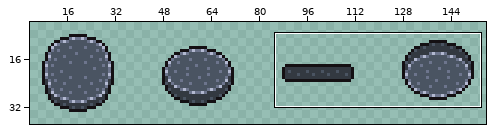
One commit to this sprite sheet: assets/coins/obol_thorns.png. Above: a wide view before the commit, with the close-up outlined.
Close-up. As it was:
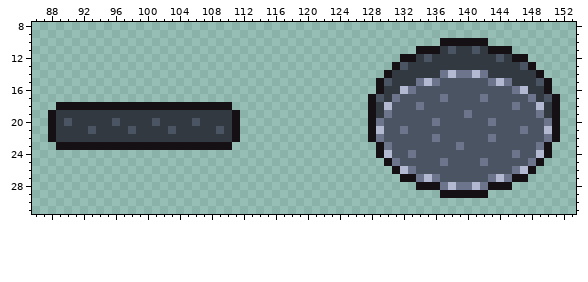
The file is 160x43 pixels. Shown: x 86..153, y 8..31. The wide view leaves out empty margins. The commit also changed other parts of the picture, which this record leaves out.
The result:
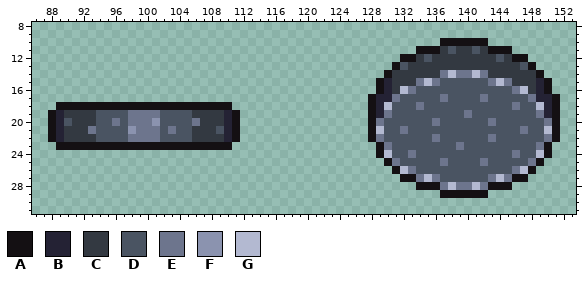
Palette (. is transparent): A #141013  B #242234  C #333941  D #4a5462  E #6d758d  F #8b93af  G #b3b9d1
Changes in this commit:
{"y":15,"x":130,"old":"D","new":"B"}
{"y":15,"x":149,"old":"D","new":"B"}
{"y":16,"x":130,"old":"C","new":"B"}
{"y":16,"x":149,"old":"C","new":"B"}
{"y":17,"x":129,"old":"DC","new":"BB"}
{"y":17,"x":149,"old":"CD","new":"BB"}
{"y":18,"x":129,"old":"C","new":"B"}
{"y":18,"x":150,"old":"C","new":"B"}
{"y":19,"x":89,"old":"C","new":"B"}
{"y":19,"x":94,"old":"CCCCCCCCCCCC","new":"DDDDEEEEDDDD"}
{"y":19,"x":110,"old":"C","new":"B"}
{"y":19,"x":129,"old":"C","new":"B"}
{"y":19,"x":150,"old":"C","new":"B"}
{"y":20,"x":89,"old":"C","new":"B"}
{"y":20,"x":94,"old":"CCDCCCCDCCCCD","new":"DDEDEEEFDDDDE"}
{"y":20,"x":110,"old":"C","new":"B"}
{"y":21,"x":89,"old":"C","new":"B"}
{"y":21,"x":93,"old":"DCCCCDCCCCDCC","new":"EDDDDFEEEDEDD"}
{"y":21,"x":110,"old":"C","new":"B"}
{"y":22,"x":89,"old":"C","new":"B"}
{"y":22,"x":94,"old":"CCCCCCCCCCCC","new":"DDDDEEEEDDDD"}
{"y":22,"x":110,"old":"C","new":"B"}
{"label":"changed","picture_box":[376,78,392,118]}
{"label":"changed","picture_box":[536,78,552,118]}
{"label":"changed","picture_box":[56,110,200,142]}
{"label":"changed","picture_box":[224,110,232,142]}
